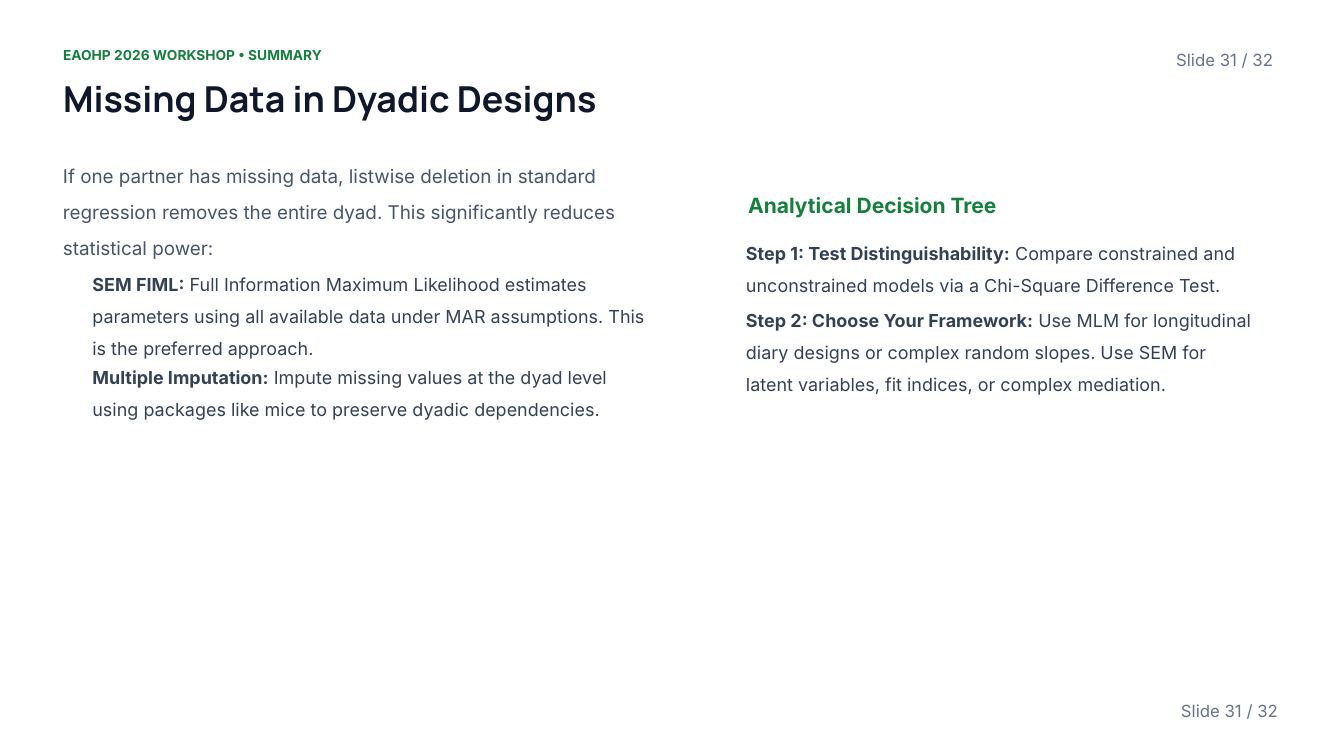
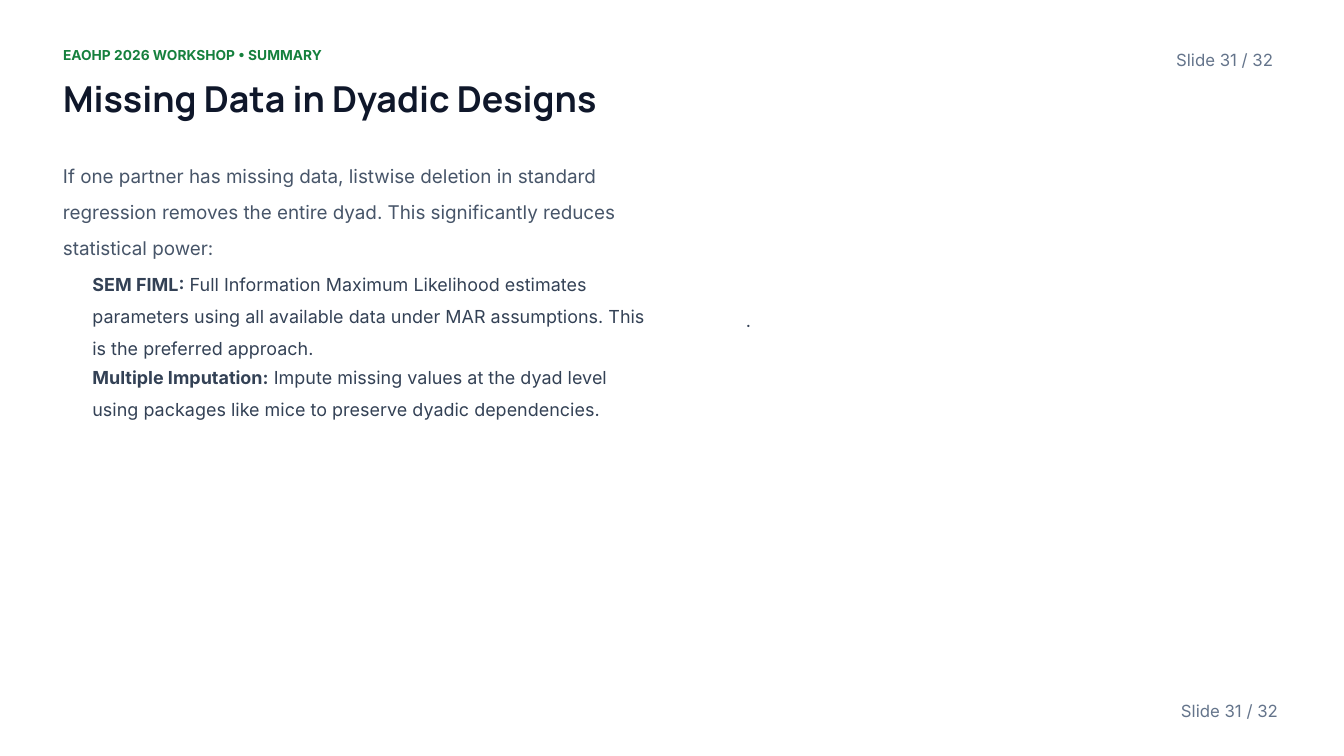
Before and after one commit to michaelides/apim, a slide deck: slide 31 of Dyadic Data Analysis in R.pptx. Drawn at 1344x756 pixels with LibreOffice and Linux fonts; fonts in the diff are those of the drawing; background and template pictures are left out. Boxes give left, top, right and bottom in pixels: in the first picture for what was removed or moved away, otherwise in the second. Text is boxed around its words. In the diff, an @@ line names an element or a change of style, - is before the commit and + after.

```diff
--- a/Dyadic Data Analysis in R.pptx
+++ b/Dyadic Data Analysis in R.pptx
@@ text removed at <box>748,197,997,218</box> @@
-Analytical Decision Tree
@@ text removed at <box>746,246,1235,296</box> @@
-Step 1: Test Distinguishability: Compare constrained and unconstrained models via a Chi-Square Difference Test.
@@ text at <box>746,313,1251,395</box>: text changed @@
-Step 2: Choose Your Framework: Use MLM for longitudinal diary designs or complex random slopes. Use SEM for latent variables, fit indices, or complex mediation.
+.
```
Also in this commit, not shown: 14 other slides changed, 20 other files.
